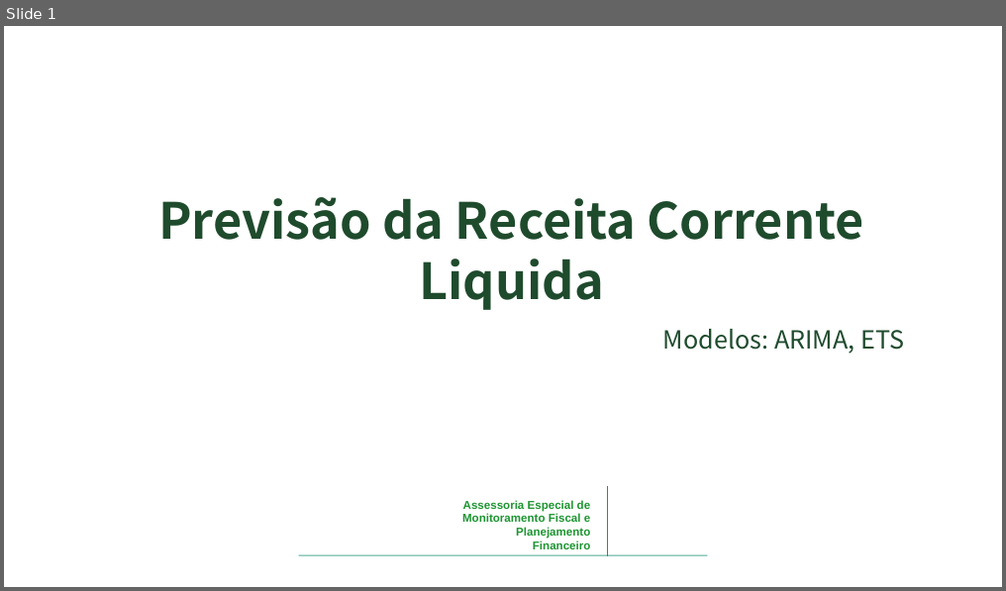
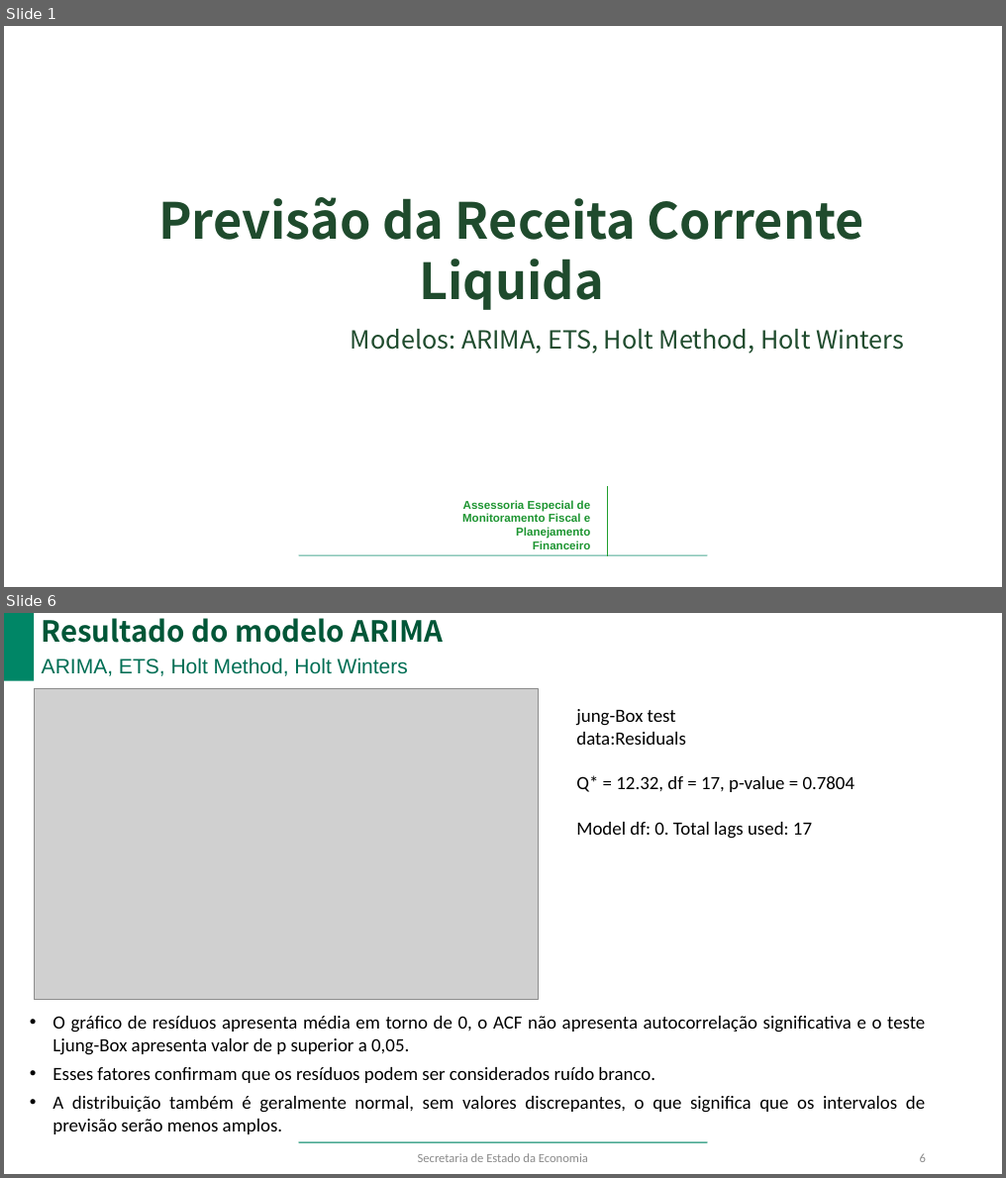
Before and after one commit to raphaellima1/Previs-o-RCL, a slide deck: Estimativa de receitas.pptx. Shown one above the other, each under a label of ours: slide 1 before the commit, slides 1 and 6 after it; the slides between them are not shown. The pictures are 1006x591 and 1006x1178 pixels, drawn with LibreOffice and Linux fonts; fonts in the diff are those of the drawing; grey boxes stand for pictures; background and template pictures are left out. Boxes give left, top, right and bottom in pixels: in the first picture for what was removed or moved away, otherwise in the second. Text is boxed around its words. In the diff, an @@ line names an element or a change of style, - is before the commit and + after.

```diff
--- a/Estimativa de receitas.pptx
+++ b/Estimativa de receitas.pptx
@@ slide 6 added at (x1=4, y1=613, x2=1002, y2=1174), background #FFFFFF; not listed: 2 template elements that a slide beside it also shows @@
@@ rectangle added at (x1=4, y1=613, x2=34, y2=681), fill #008666 @@
@@ title added at (x1=42, y1=618, x2=443, y2=643), 28 pt, text #005637, bold @@
+Resultado do modelo ARIMA
@@ text added at (x1=42, y1=658, x2=408, y2=676), 20 pt, text #006E54 @@
+ARIMA, ETS, Holt Method, Holt Winters
@@ picture added at (x1=34, y1=688, x2=538, y2=999) @@
@@ text added at (x1=576, y1=709, x2=855, y2=839), 18 pt, text #000000 @@
+jung-Box test
+data:Residuals
+Q* = 12.32, df = 17, p-value = 0.7804
+Model df: 0. Total lags used: 17
@@ text added at (x1=53, y1=1016, x2=925, y2=1135), 18 pt, text #000000 @@
+• O gráfico de resíduos apresenta média em torno de 0, o ACF não apresenta autocorrelação significativa e o teste Ljung-Box apresenta valor de p superior a 0,05.
+• Esses fatores confirmam que os resíduos podem ser considerados ruído branco.
+• A distribuição também é geralmente normal, sem valores discrepantes, o que significa que os intervalos de previsão serão menos amplos.
@@ text added at (x1=418, y1=1154, x2=588, y2=1162), 12 pt, text #8C8C8C @@
+Secretaria de Estado da Economia
@@ page number added at (x1=920, y1=1154, x2=926, y2=1162), 12 pt, text #8C8C8C @@
+6
@@ slide 1 changed as well @@
@@ subtitle at (x1=350, y1=329, x2=904, y2=354): text changed @@
-Modelos: ARIMA, ETS
+Modelos: ARIMA, ETS, Holt Method, Holt Winters
```
Also in this commit, not shown: 3 other slides changed, 2 other slides added, 10 other files.
